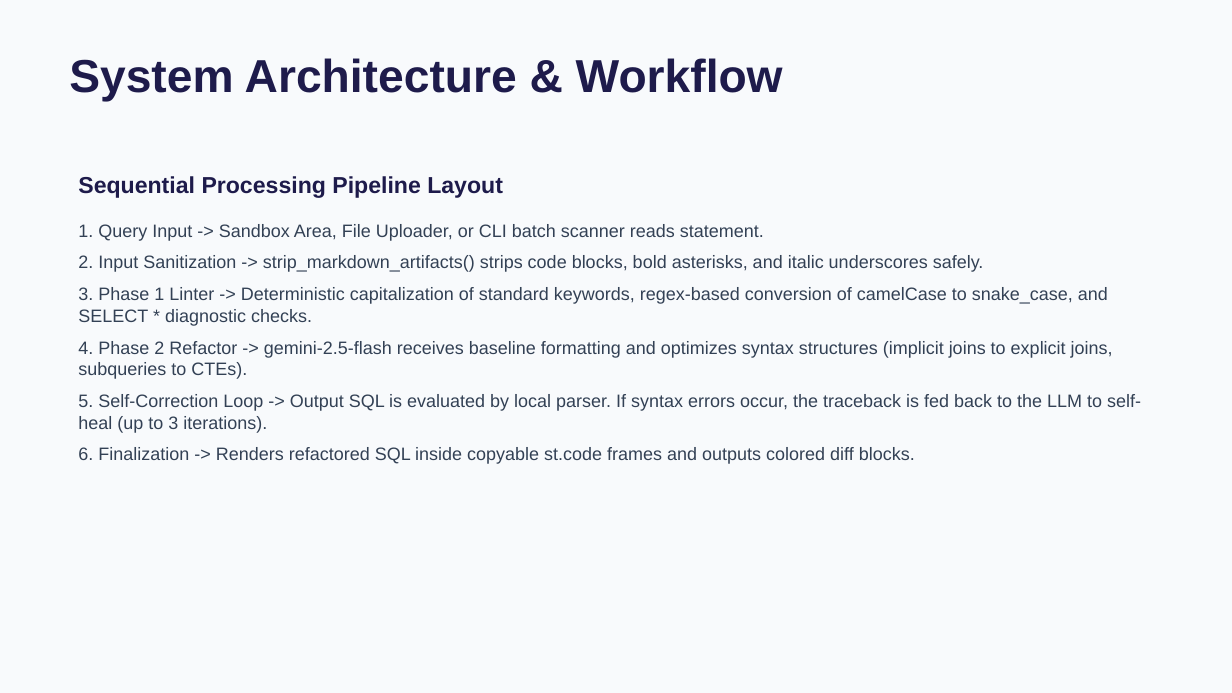
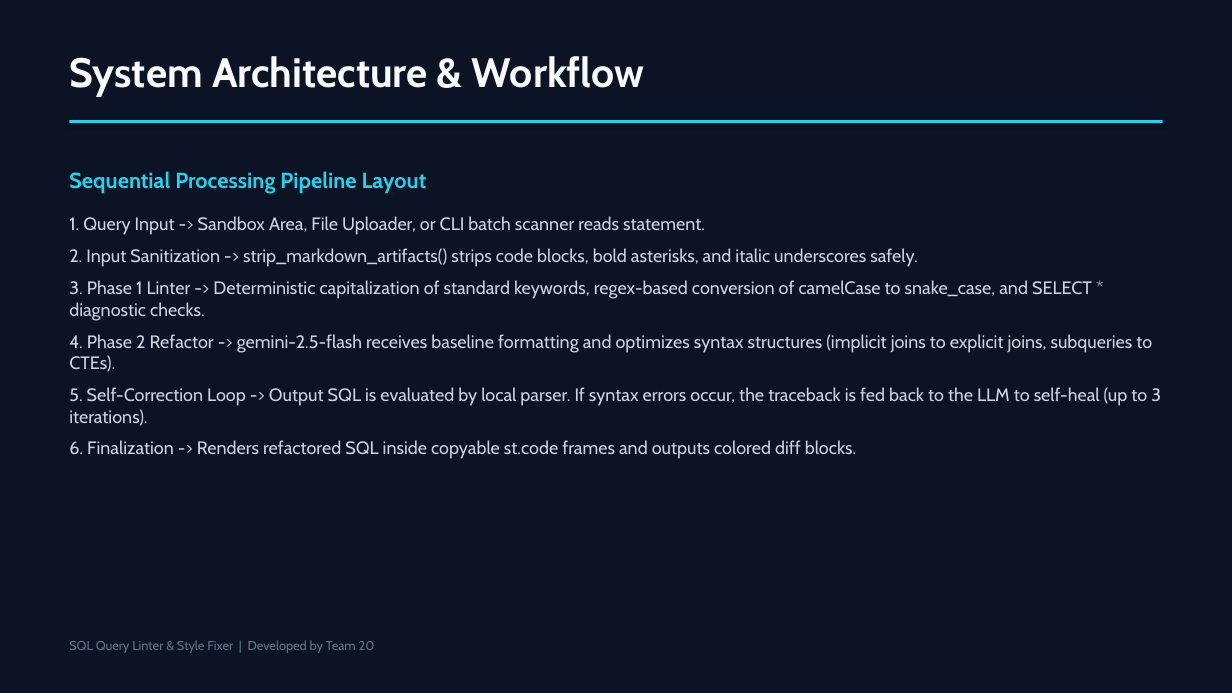
Before and after one commit to bharathpyla/sql-query-linter-style-fixer, a slide deck: slide 5 of Presentation.pptx. Drawn at 1232x693 pixels with LibreOffice and Linux fonts; fonts in the diff are those of the drawing. Boxes give left, top, right and bottom in pixels: in the first picture for what was removed or moved away, otherwise in the second. Text is boxed around its words. In the diff, an @@ line names an element or a change of style, - is before the commit and + after.

Commit message:
Update presentation Presentation.pptx with modern dark cyber theme

```diff
--- a/Presentation.pptx
+++ b/Presentation.pptx
@@ background #F8FAFC to #0B1324 @@
@@ text "System Architecture & Workflow" at [69,56,644,97]: size 36 to 32 pt, font Arial to Cabin, text colour #1E1B4B to #F8FAFC @@
@@ rectangle added at [69,120,1163,123], fill #22D3EE @@
@@ text "Sequential Processing Pipeline Layout" at [69,171,1161,459]: size 18 to 17 pt, text colour #1E1B4B to #22D3EE in "Sequential Processing Pipeline Layout"; font Arial to Cabin, text colour #334155 to #CBD5E1 @@
@@ text added at [69,640,375,653], 10 pt, text #64748B @@
+SQL Query Linter & Style Fixer | Developed by Team 20
```
Also in this commit, not shown: 7 other slides changed.
